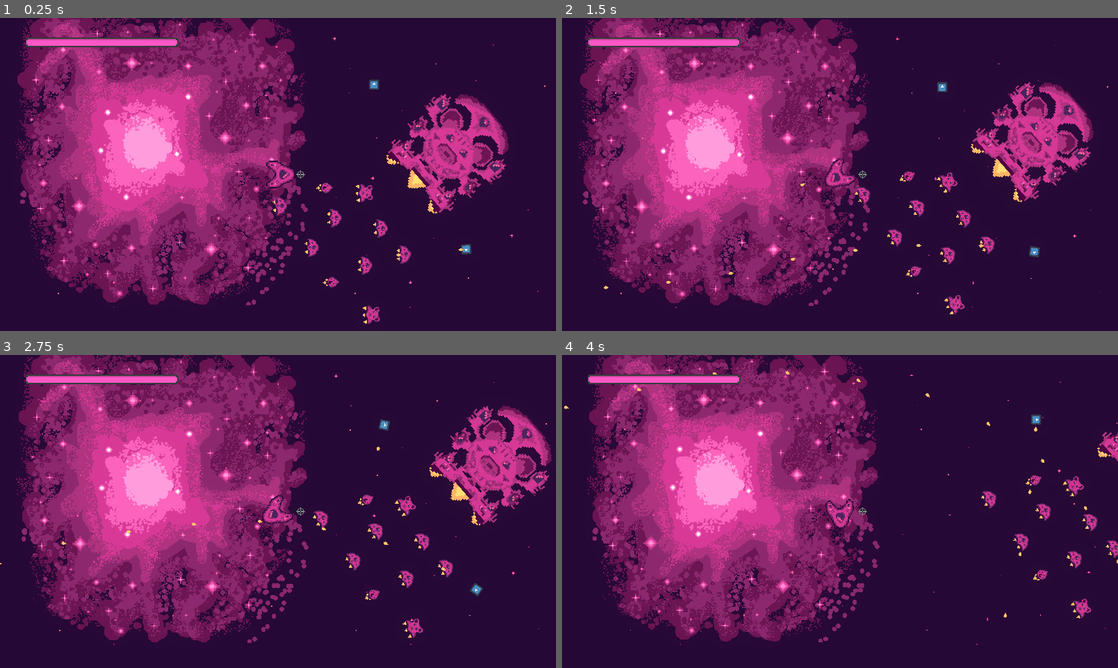
Above: before the commit, frames 1-4 (two rows, left to right).
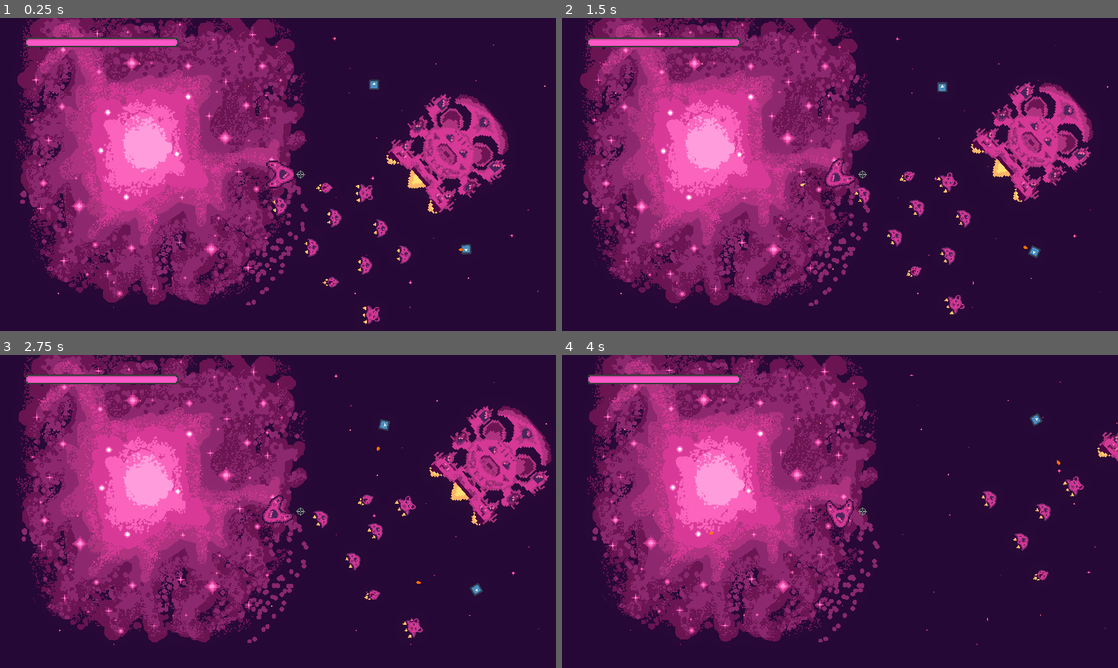
Above: after the commit, the same moments.

Repository: bear-minimum-studio/space-bear
Game: Godot game, scene res://Game.tscn
Same seed, same stepped clock (60 frames per second), same inputs: the game is played once before the commit and once after it. The engine's default icon, where the game draws it, is replaced by a stand-in: a white triangle on a blue panel in a dark square.
Inputs:
- Up to frame 1 (0.25 s): no input
- Up to frame 2 (1.5 s): hold Right (turn_right) 0.53-1.28 s; tap Down (decelerate) at 0.6 s; hold Left (turn_left) from 1.28 s (still down); tap Space (fire) at 1.35 s
- Up to frame 3 (2.75 s): release Left (turn_left) at 2.03 s; hold Right (turn_right) from 2.03 s (still down); hold G (grappling_hook) from 2.03 s (still down)
- Up to frame 4 (4 s): release Right (turn_right) at 2.78 s; release G (grappling_hook) at 2.78 s; hold Up (accelerate) 2.78-3.53 s; tap F (turret_fire) at 2.85 s; hold Left (turn_left) from 3.53 s (still down); tap Down (decelerate) at 3.6 s

The runs differ from the first frame. In frame 1, less than 0.1% of the frame differs, in the area x 71-84%, y 73-77%; in frame 2, 0.2%; in frame 3, 0.4%; in frame 4, 0.7%, in the area x 0-100%, y 5-85%.

Commit message:
feat: differentiate player and enemy bullets

Diff:
--- a/World.gd
+++ b/World.gd
@@ -9,9 +9,9 @@
 const BULLET_SPEED = 500
 const MINIMAL_BULLET_SPEED = BULLET_SPEED
 
-var bullet_scene = preload("res://bullet/Bullet.tscn")
+var player_bullet_scene = preload("res://bullet/PlayerBullet.tscn")
+var enemy_bullet_scene = preload("res://bullet/EnemyBullet.tscn")
 var grappling_hook_scene = preload("res://grappling-hook/GrapplingHook.tscn")
-
 var current_hook : Node2D
 
 
@@ -24,7 +24,7 @@
 
 func _on_player_shoot(global_player_position, global_player_rotation, player_velocity):
 	var player_direction = Vector2.from_angle(global_player_rotation);
-	var new_bullet = bullet_scene.instantiate()
+	var new_bullet = player_bullet_scene.instantiate()
 	new_bullet.global_position = global_player_position
 	new_bullet.global_rotation = global_player_rotation
 	new_bullet.velocity = _compute_bullet_velocity(player_velocity, player_direction)
@@ -32,7 +32,7 @@
 
 func _on_enemy_shoot(global_enemy_position, global_enemy_rotation, enemy_velocity):
 	var enemy_direction = Vector2.from_angle(global_enemy_rotation);
-	var new_bullet = bullet_scene.instantiate()
+	var new_bullet = enemy_bullet_scene.instantiate()
 	new_bullet.global_position = global_enemy_position
 	new_bullet.global_rotation = global_enemy_rotation
 	new_bullet.velocity = _compute_bullet_velocity(enemy_velocity, enemy_direction)
--- a/bullet/Bullet.tscn
+++ b/bullet/Bullet.tscn
@@ -16,7 +16,7 @@
 
 [node name="Bullet" type="Area2D"]
 collision_layer = 0
-collision_mask = 2
+collision_mask = 0
 script = ExtResource("2_a4jyv")
 
 [node name="CollisionShape2D" type="CollisionShape2D" parent="."]
--- /dev/null
+++ b/bullet/EnemyBullet.tscn
@@ -0,0 +1,7 @@
+[gd_scene load_steps=2 format=3 uid="uid://bkyl1qydgb6ml"]
+
+[ext_resource type="PackedScene" uid="uid://cx41bv33edtnq" path="res://bullet/Bullet.tscn" id="1_ejxly"]
+
+[node name="Bullet" instance=ExtResource("1_ejxly")]
+modulate = Color(1, 0.564706, 0, 1)
+collision_mask = 8
--- /dev/null
+++ b/bullet/PlayerBullet.tscn
@@ -0,0 +1,6 @@
+[gd_scene load_steps=2 format=3 uid="uid://dlyxuruvrwshy"]
+
+[ext_resource type="PackedScene" uid="uid://cx41bv33edtnq" path="res://bullet/Bullet.tscn" id="1_sg64p"]
+
+[node name="Bullet" instance=ExtResource("1_sg64p")]
+collision_mask = 2
--- a/npc/enemies/Enemy.tscn
+++ b/npc/enemies/Enemy.tscn
@@ -9,6 +9,8 @@
 radius = 126.004
 
 [node name="Enemy" type="CharacterBody2D"]
+collision_layer = 2
+collision_mask = 0
 script = ExtResource("1_vo5bf")
 
 [node name="Icon" type="Sprite2D" parent="."]
